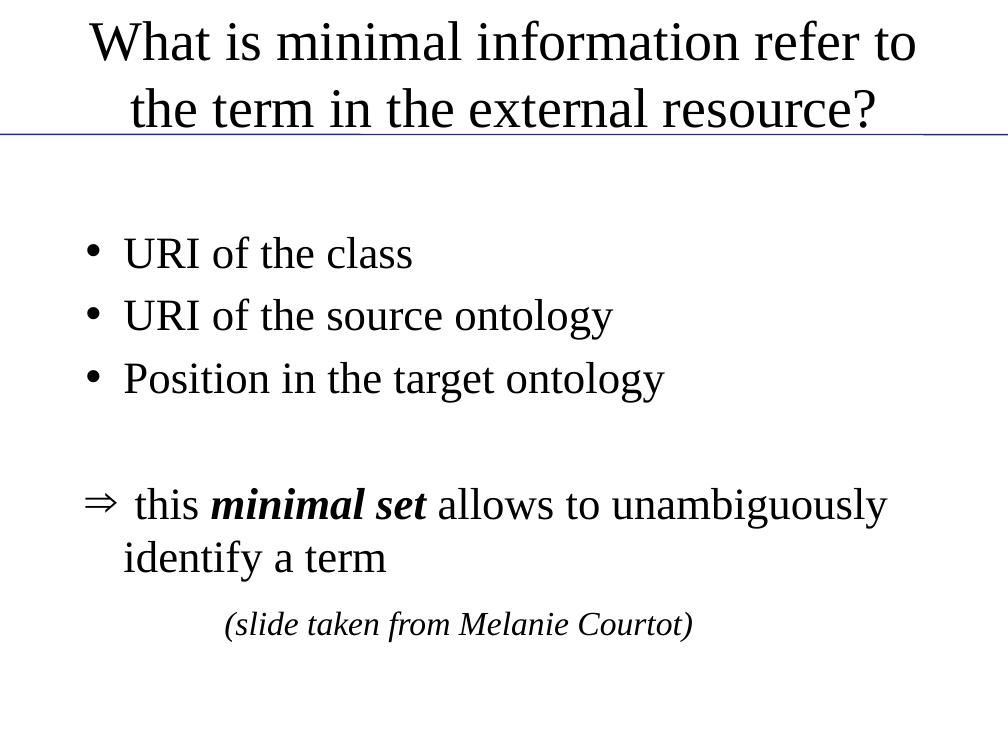
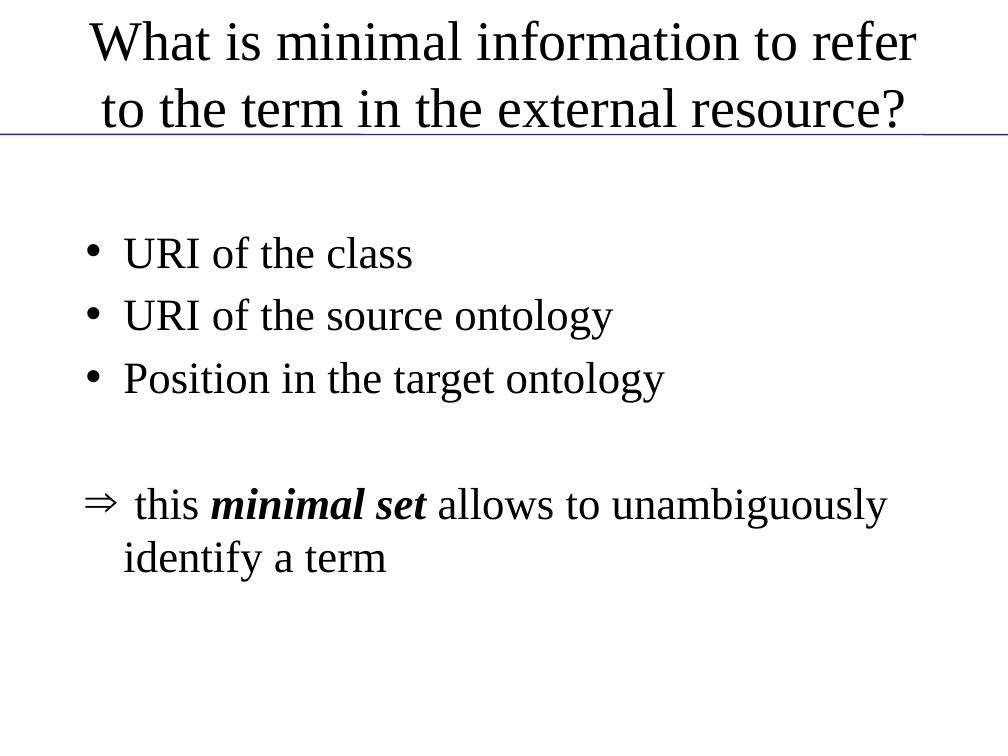
Before and after one commit to obi-ontology/obi-legacy-svn, a slide deck: slide 4 of trunk/docs/presentations/OBI tutorial July 2011 ICBO/MIREOT-View.pptx. Drawn at 1008x756 pixels with LibreOffice and Linux fonts; fonts in the diff are those of the drawing; background and template pictures are left out. Boxes give left, top, right and bottom in pixels: in the first picture for what was removed or moved away, otherwise in the second. Text is boxed around its words. In the diff, an @@ line names an element or a change of style, - is before the commit and + after.

Commit message:
small updates

```diff
--- a/trunk/docs/presentations/OBI tutorial July 2011 ICBO/MIREOT-View.pptx
+++ b/trunk/docs/presentations/OBI tutorial July 2011 ICBO/MIREOT-View.pptx
@@ title at (90, 20, 918, 135): text changed @@
-What is minimal information refer to the term in the external resource?
+What is minimal information to refer to the term in the external resource?
@@ text at (224, 611, 693, 642): paragraph removed @@
-(slide taken from Melanie Courtot)
```
Also in this commit, not shown: 3 other slides changed.
